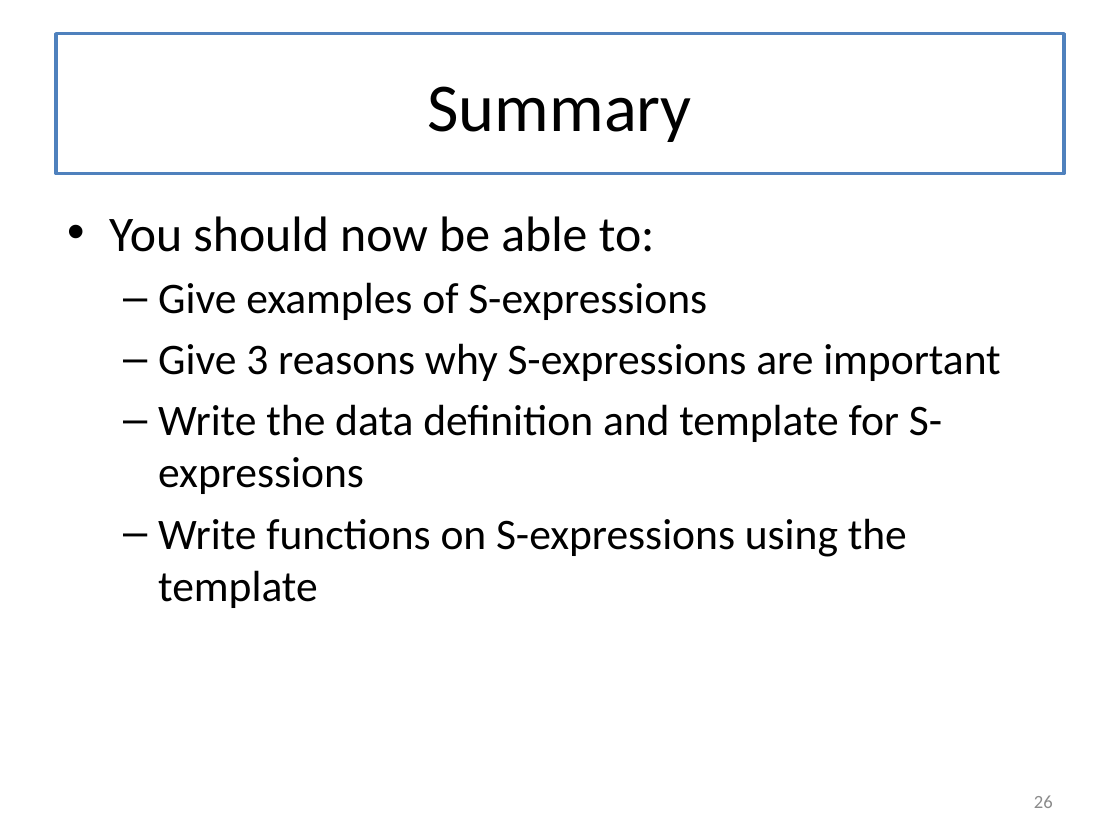
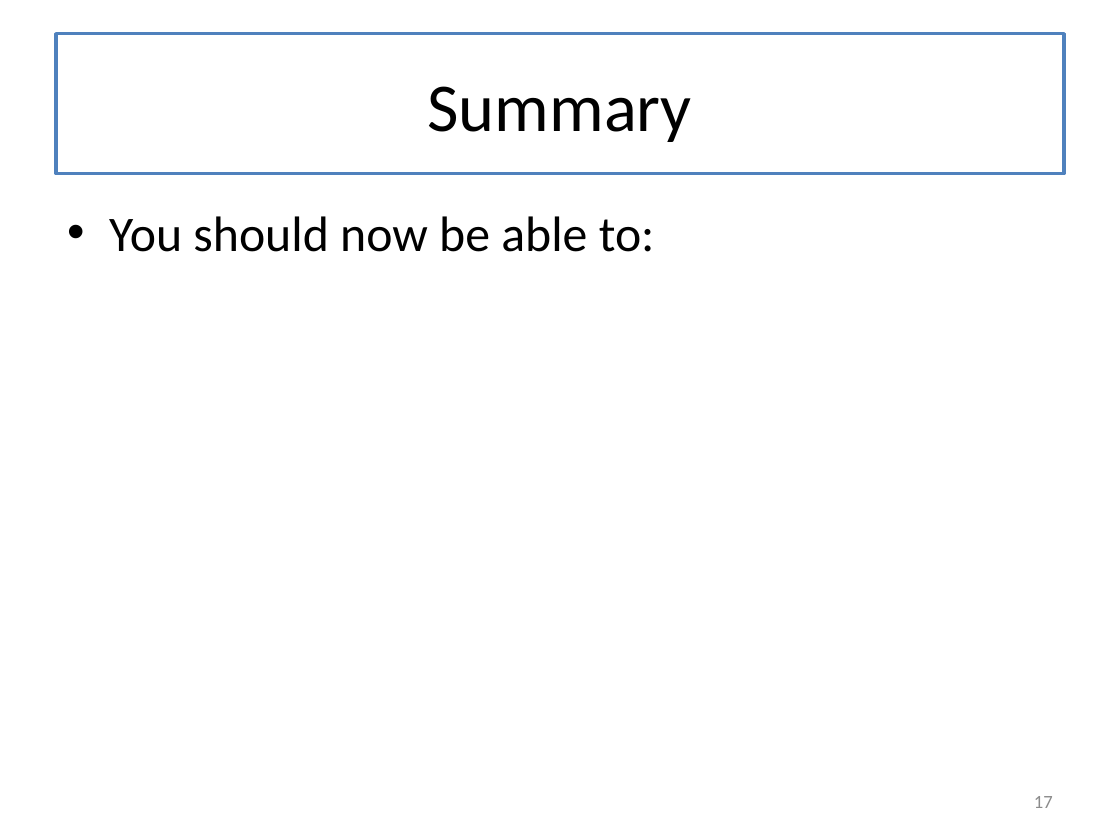
Before and after one commit to mwand/cs5010f16, a slide deck: slide 17 of Slides/Lesson 6.6 Halting Functions for Tree-Like Structures.pptx (slide 26 before the commit). Drawn at 1120x840 pixels with LibreOffice and Linux fonts; fonts in the diff are those of the drawing. Boxes give left, top, right and bottom in pixels: in the first picture for what was removed or moved away, otherwise in the second. Text is boxed around its words. In the diff, an @@ line names an element or a change of style, - is before the commit and + after.

```diff
--- a/Slides/Lesson 6.6 Halting Functions for Tree-Like Structures.pptx
+++ b/Slides/Lesson 6.6 Halting Functions for Tree-Like Structures.pptx
@@ text at (x1=158, y1=282, x2=1001, y2=608): paragraphs removed @@
-  – Give examples of S-expressions
-  – Give 3 reasons why S-expressions are important
-  – Write the data definition and template for S-expressions
-  – Write functions on S-expressions using the template
@@ page number at (x1=1034, y1=796, x2=1053, y2=808): text changed @@
-26
+17
```
Also in this commit, not shown: 3 other slides changed, 10 slides added, 19 slides removed.
